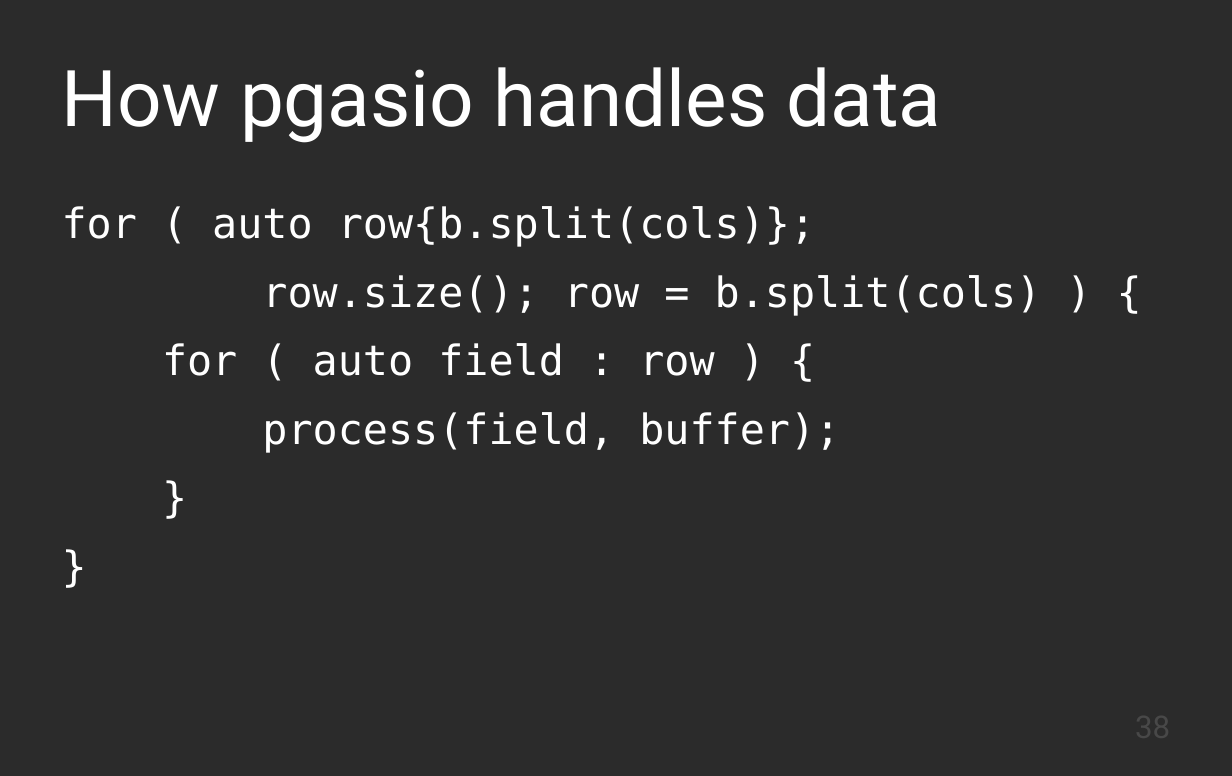
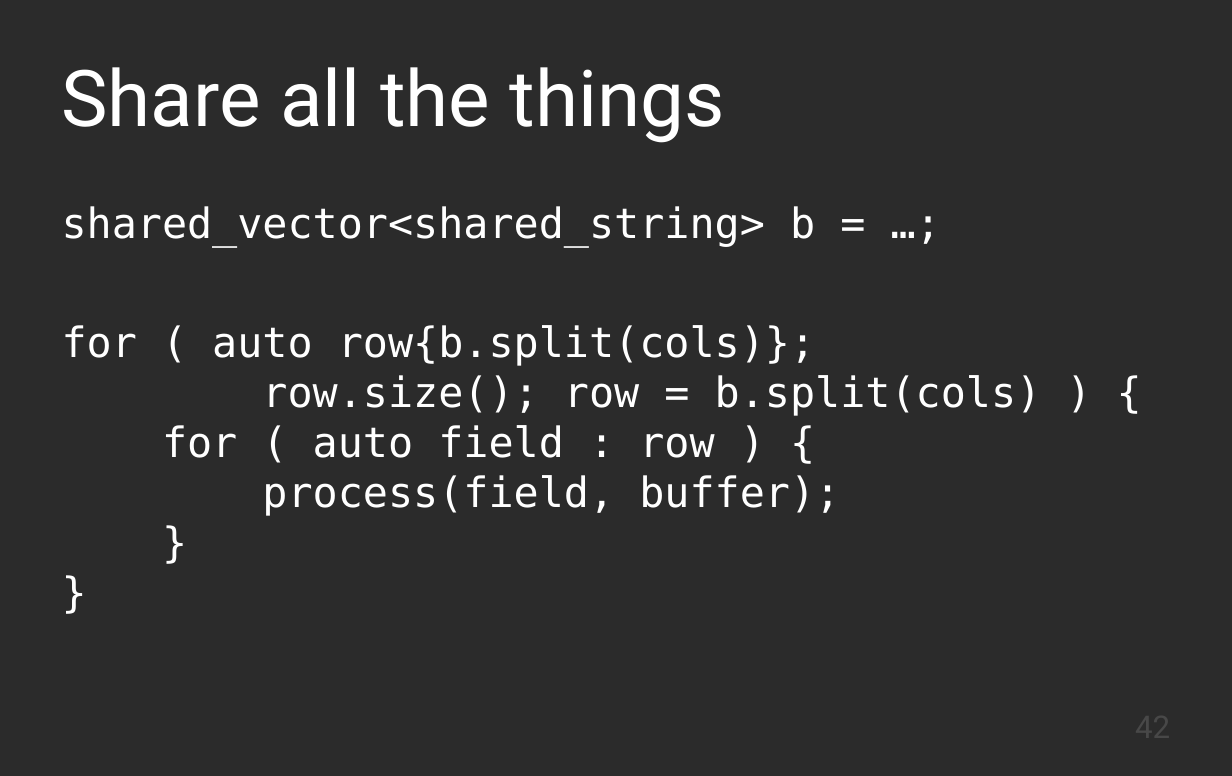
Before and after one commit to KayEss/cpp-designing4performance, a slide deck: slide 42 of slides/Designing APIs For Performance.odp (slide 38 before the commit). Drawn at 1232x776 pixels with LibreOffice and Linux fonts; fonts in the diff are those of the drawing; background and template pictures are left out; a plain dark background stands for a picture behind light text. Boxes give left, top, right and bottom in pixels: in the first picture for what was removed or moved away, otherwise in the second. Text is boxed around its words. In the diff, an @@ line names an element or a change of style, - is before the commit and + after.

```diff
--- a/slides/Designing APIs For Performance.odp
+++ b/slides/Designing APIs For Performance.odp
@@ title at [62,67,725,143]: text changed @@
-How pgasio handles data
+Share all the things
@@ text at [62,206,1042,516]: text changed @@
-for ( auto row{b.split(cols)};
-row.size(); row = b.split(cols) ) {
-for ( auto field : row ) {
-process(field, buffer);
-}
-}
+shared_vector<shared_string> b = …;
+for ( auto row{b.split(cols)};
+row.size(); row = b.split(cols) ) {
+for ( auto field : row ) {
+process(field, buffer);
+}
+}
@@ page number at [884,707,1171,761]: text changed @@
-38
+42
```
Also in this commit, not shown: 4 other slides changed, 3 slides added, 2 slides removed, 1 other file.
